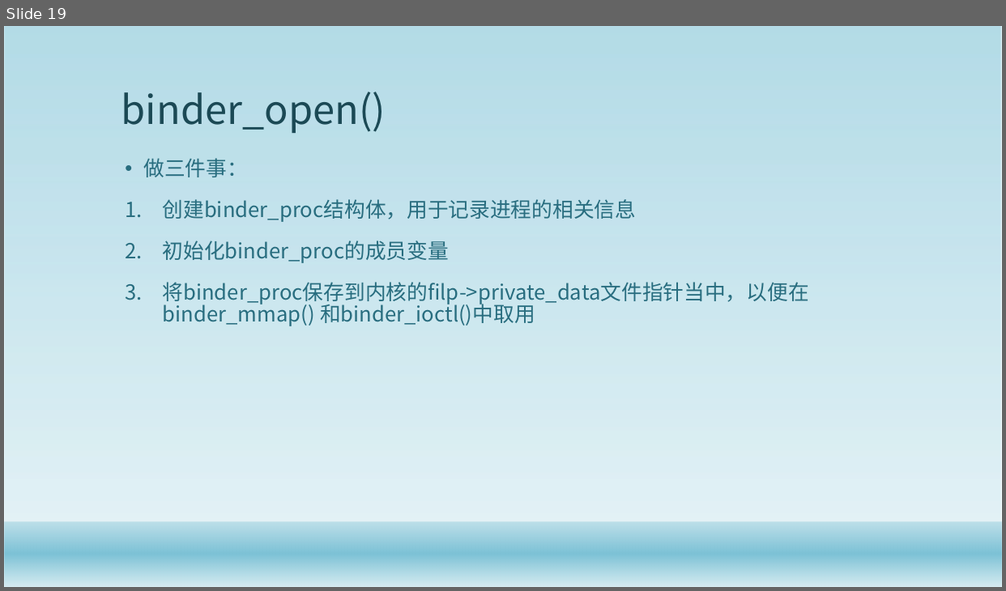
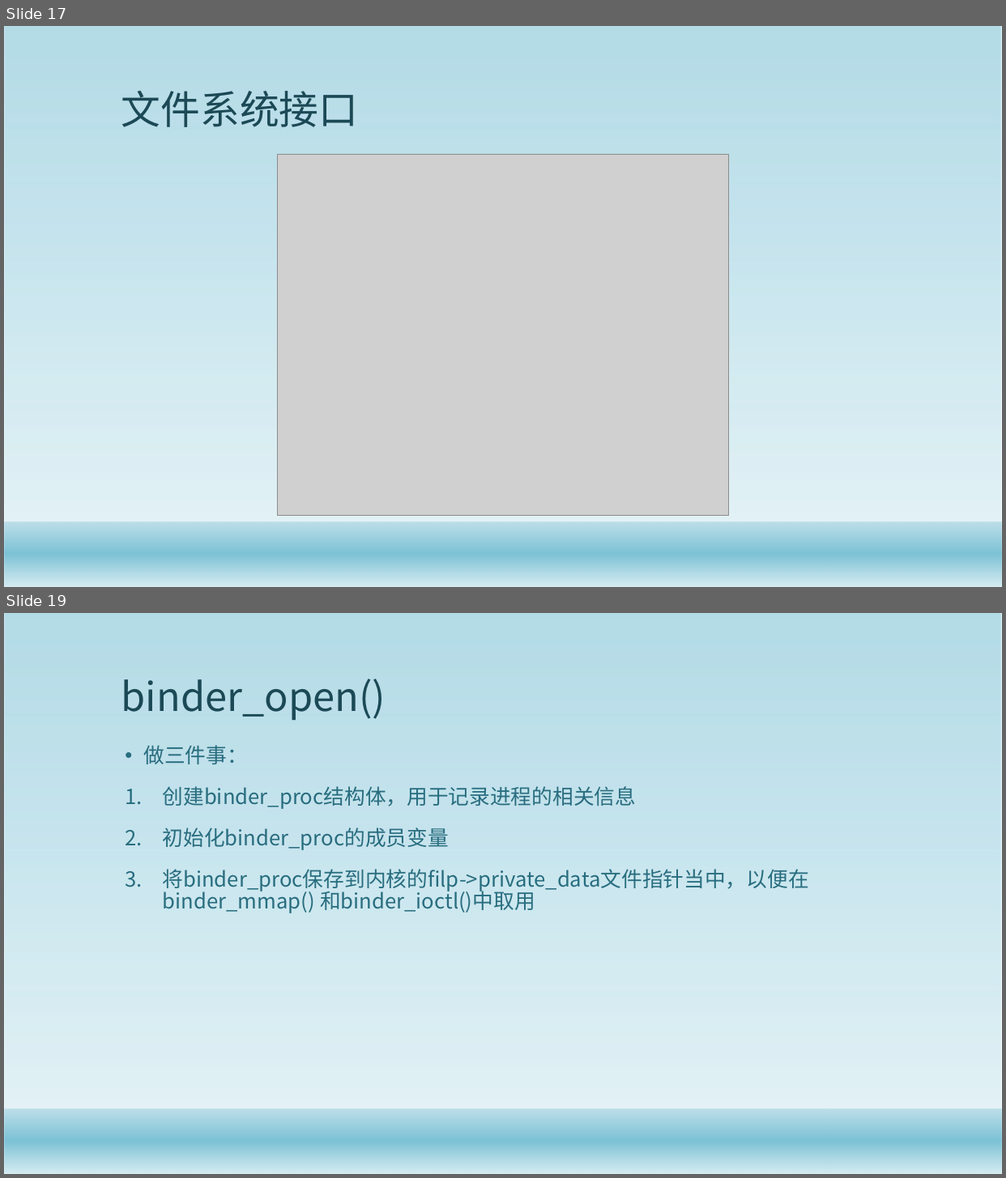
Before and after one commit to gaozhuo/binder-, a slide deck: 技术分享.pptx. Shown one above the other, each under a label of ours: slide 19 before the commit, slides 17 and 19 after it; the slides between them are not shown. The pictures are 1006x591 and 1006x1178 pixels, drawn with LibreOffice and Linux fonts; fonts in the diff are those of the drawing; grey boxes stand for pictures; background and template pictures are left out. Boxes give left, top, right and bottom in pixels: in the first picture for what was removed or moved away, otherwise in the second. Text is boxed around its words. In the diff, an @@ line names an element or a change of style, - is before the commit and + after.

```diff
--- a/技术分享.pptx
+++ b/技术分享.pptx
@@ slide 17 added at [4,26,1002,587], background #FFFFFF; not listed: 2 template elements that a slide beside it also shows @@
@@ title added at [121,91,359,127], 38 pt, text #1B4855 @@
+文件系统接口
@@ picture added at [278,155,729,516] @@
```
Also in this commit, not shown: 4 slides changed, 13 other slides added, 17 slides removed, 10 other files.
